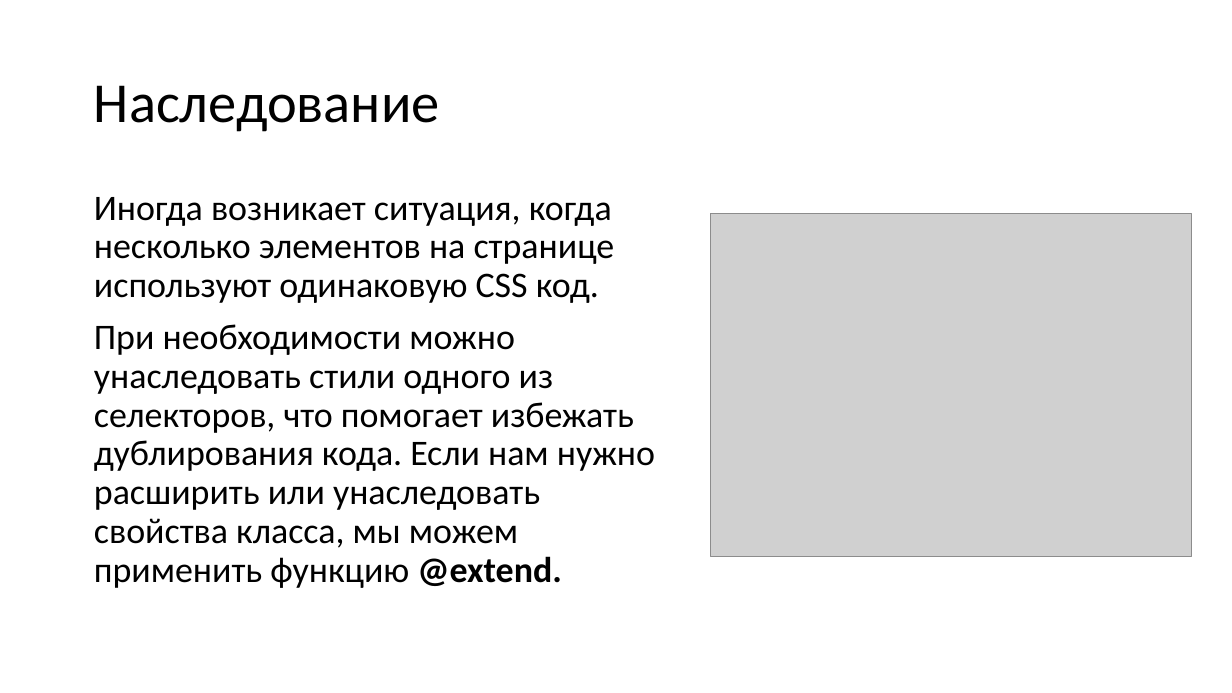
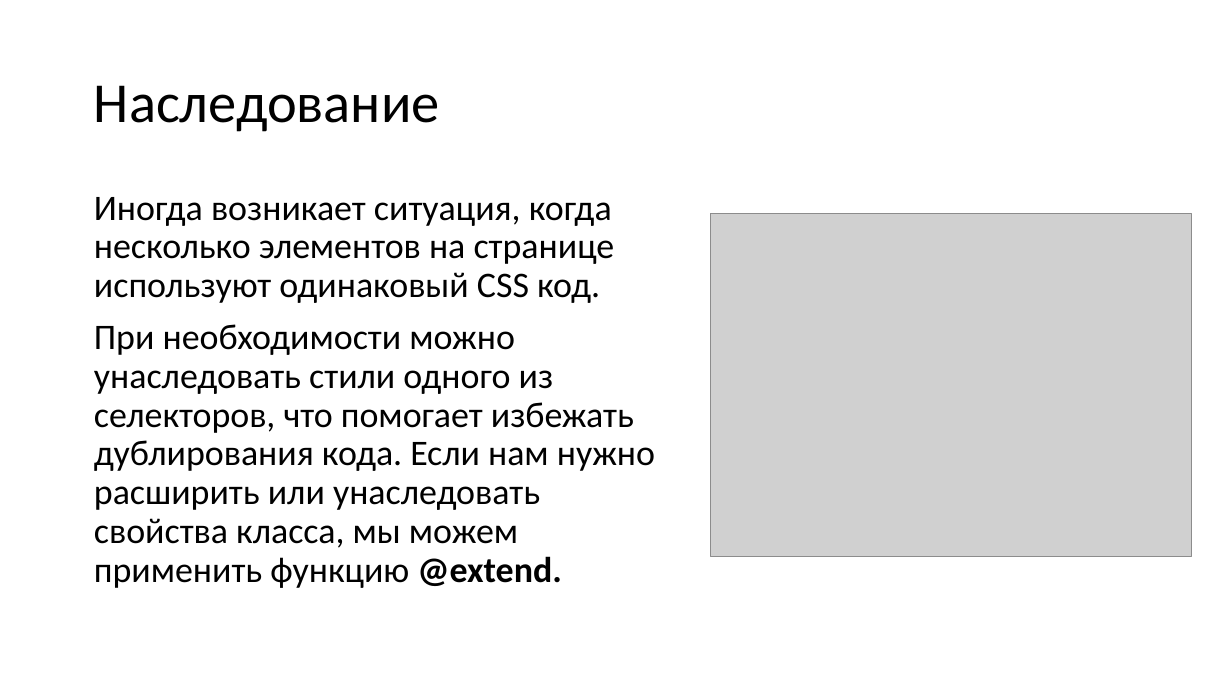
Before and after one commit to TalantRys/scss-study, a slide deck: slide 19 of sass.pptx (slide 18 before the commit). Drawn at 1232x693 pixels with LibreOffice and Linux fonts; fonts in the diff are those of the drawing; grey boxes stand for pictures. Boxes give left, top, right and bottom in pixels: in the first picture for what was removed or moved away, otherwise in the second. Text is boxed around its words. In the diff, an @@ line names an element or a change of style, - is before the commit and + after.

```diff
--- a/sass.pptx
+++ b/sass.pptx
@@ text at <box>94,197,615,303</box>: text changed @@
-Иногда возникает ситуация, когда несколько элементов на странице используют одинаковую CSS код.
+Иногда возникает ситуация, когда несколько элементов на странице используют одинаковый CSS код.
```
Also in this commit, not shown: 4 other slides changed, 9 slides added, 9 other files.
